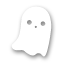
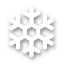
Before/after of a w=64, h=64 layered artwork. What changed in the layer stack:
added layer "Ebene 52" above "Ebene 51" over box(9, 6, 54, 58)
hid "Ebene 51" over box(11, 6, 52, 57)
